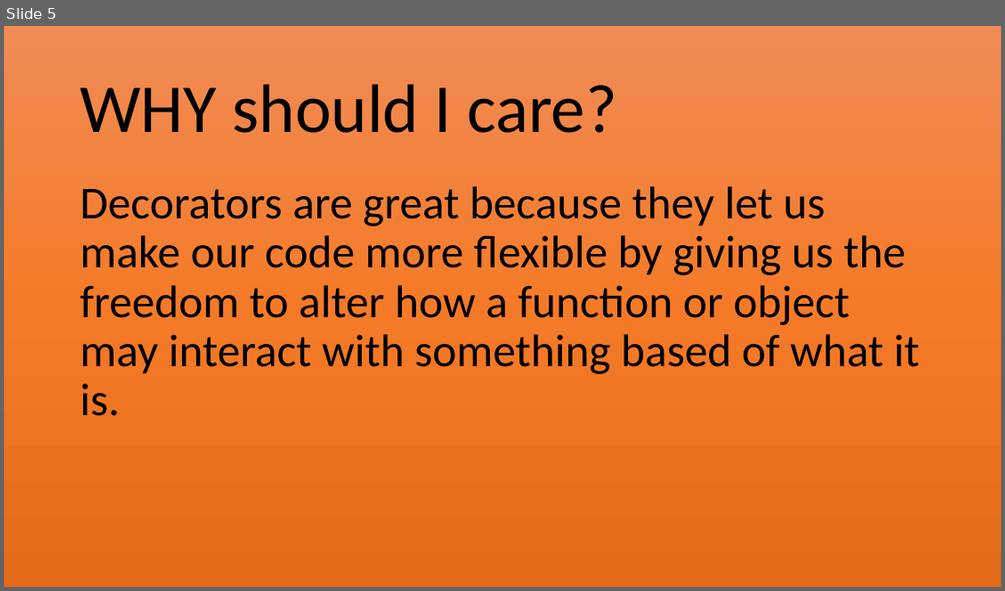
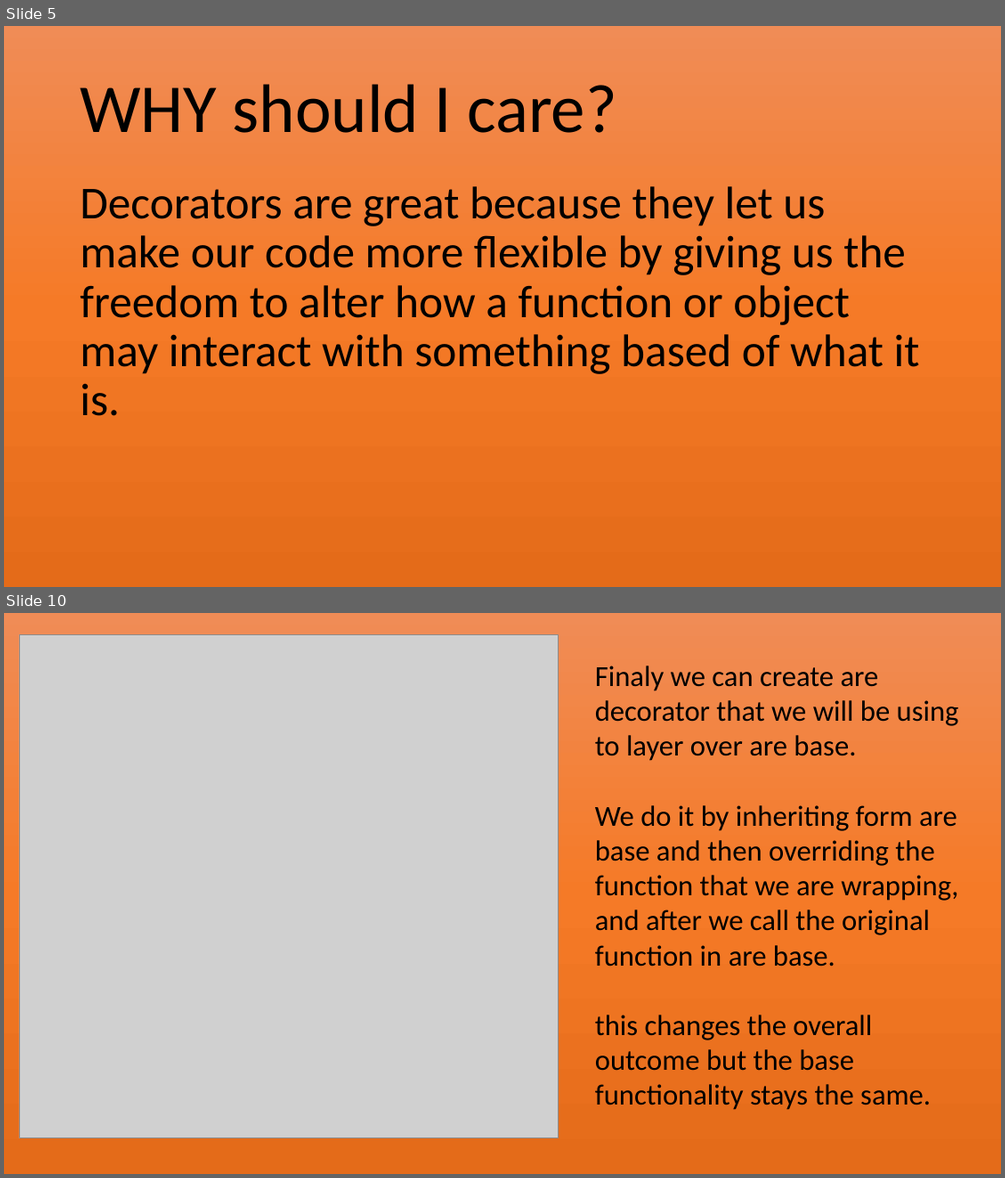
Before and after one commit to Jovic1000/Decorators, a slide deck: Decorators.pptx. Shown one above the other, each under a label of ours: slide 5 before the commit, slides 5 and 10 after it; the slides between them are not shown. The pictures are 1005x591 and 1005x1178 pixels, drawn with LibreOffice and Linux fonts; fonts in the diff are those of the drawing; grey boxes stand for pictures. Boxes give left, top, right and bottom in pixels: in the first picture for what was removed or moved away, otherwise in the second. Text is boxed around its words. In the diff, an @@ line names an element or a change of style, - is before the commit and + after.

```diff
--- a/Decorators.pptx
+++ b/Decorators.pptx
@@ slide 10 added at (x1=4, y1=613, x2=1001, y2=1174), background #FFFFFF @@
@@ rectangle added at (x1=4, y1=613, x2=1001, y2=1174), fill gradient #F18C57 to #F67B28 to #E56C19 @@
@@ picture added at (x1=19, y1=634, x2=558, y2=1138) @@
@@ text added at (x1=595, y1=666, x2=959, y2=1110), 28 pt, text #000000 @@
+Finaly we can create are decorator that we will be using to layer over are base.
+We do it by inheriting form are base and then overriding the function that we are wrapping, and after we call the original function in are base.
+this changes the overall outcome but the base functionality stays the same.
```
Also in this commit, not shown: 2 slides changed, 6 other slides added, 1 slide removed, 1 other file.
